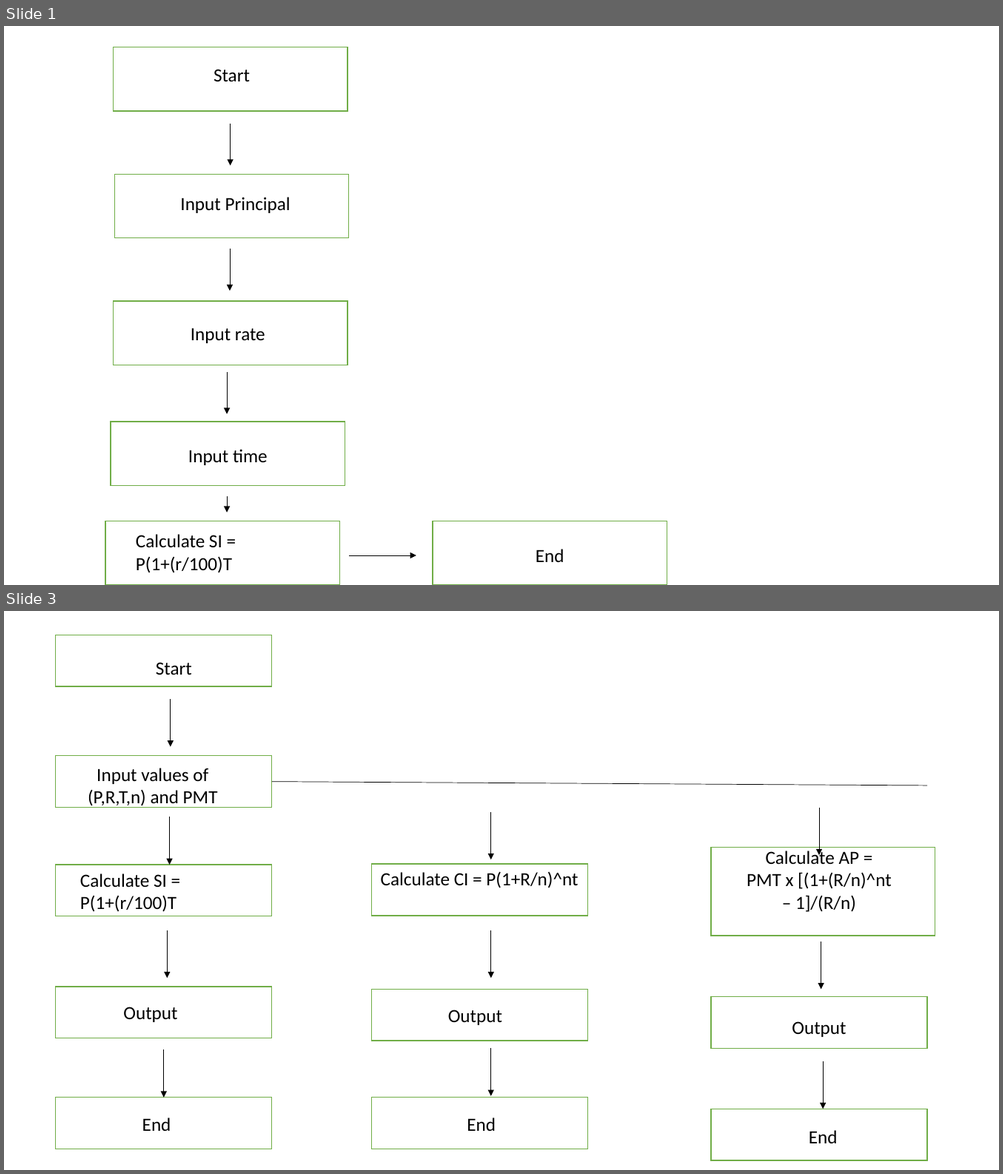
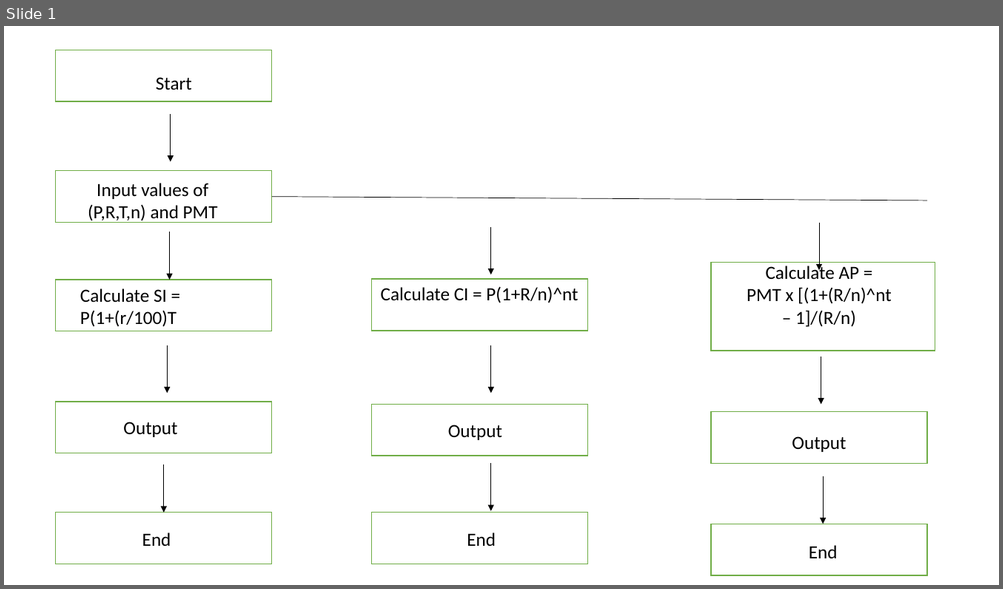
Before and after one commit to Jachike-iwunze/j.iwunzeCOS102, a slide deck: Week-1/flowchart calculation.pptx. Shown one above the other, each under a label of ours: slides 1 and 3 before the commit, slide 1 after it; the slides between them are not shown. The pictures are 1003x1174 and 1003x589 pixels, drawn with LibreOffice and Linux fonts; fonts in the diff are those of the drawing. Boxes give left, top, right and bottom in pixels: in the first picture for what was removed or moved away, otherwise in the second. Text is boxed around its words. In the diff, an @@ line names an element or a change of style, - is before the commit and + after.

```diff
--- a/Week-1/flowchart calculation.pptx
+++ b/Week-1/flowchart calculation.pptx
@@ slide 1 removed at (x1=4, y1=26, x2=999, y2=585), background #FFFFFF @@
@@ rectangle removed at (x1=113, y1=47, x2=347, y2=111) @@
@@ text removed at (x1=213, y1=69, x2=250, y2=82) @@
-Start
@@ arrow removed from (230, 124) to (230, 166) @@
@@ rectangle removed at (x1=114, y1=175, x2=349, y2=238) @@
@@ text removed at (x1=180, y1=197, x2=290, y2=213) @@
-Input Principal
@@ arrow removed from (230, 249) to (230, 291) @@
@@ rectangle removed at (x1=113, y1=301, x2=347, y2=366) @@
@@ text removed at (x1=190, y1=328, x2=265, y2=343) @@
-Input rate
@@ arrow removed from (227, 372) to (227, 414) @@
@@ rectangle removed at (x1=111, y1=422, x2=345, y2=486) @@
@@ text removed at (x1=188, y1=449, x2=267, y2=466) @@
-Input time
@@ arrow removed from (227, 497) to (227, 513) @@
@@ rectangle removed at (x1=105, y1=521, x2=340, y2=585) @@
@@ text removed at (x1=136, y1=534, x2=232, y2=574) @@
-Calculate SI = P(1+(r/100)T
@@ rectangle removed at (x1=432, y1=521, x2=666, y2=585) @@
@@ arrow removed from (349, 556) to (417, 556) @@
@@ text removed at (x1=535, y1=549, x2=564, y2=562) @@
-End
@@ what was slide 3 is now slide 1 @@
```
Also in this commit, not shown: 1 other slide removed, 3 other files.
